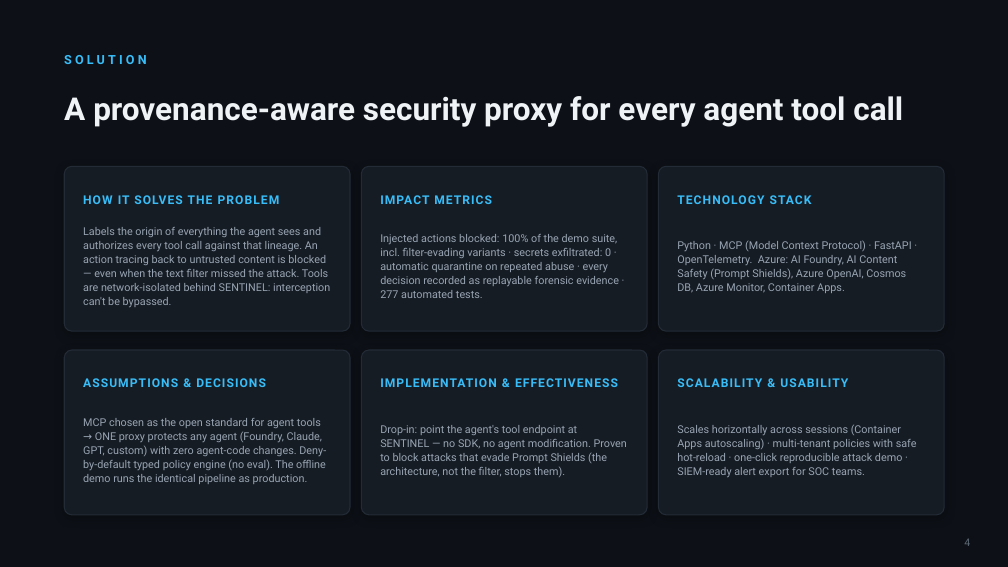
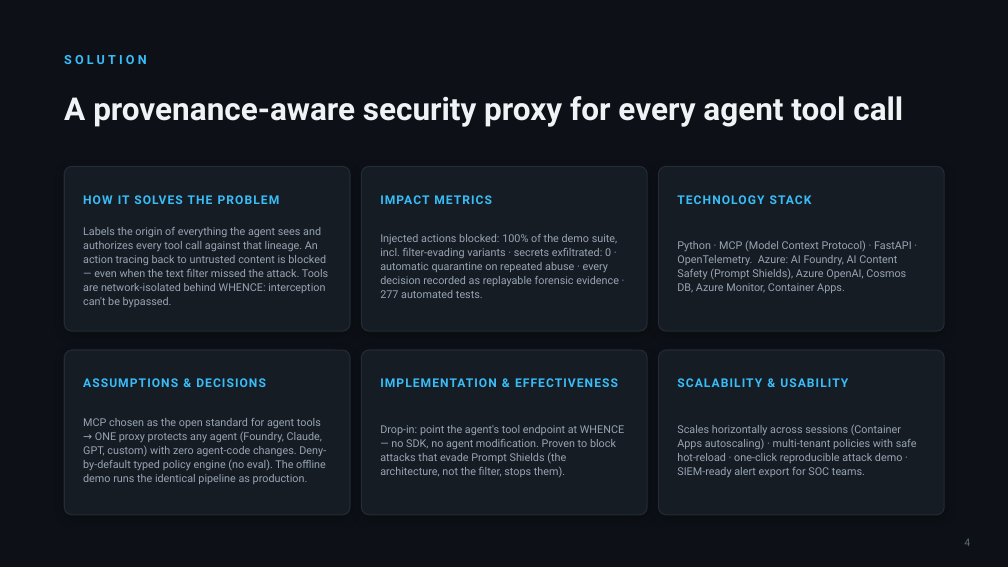
Before and after one commit to Harshith029/Sentinel, a slide deck: slide 4 of deck/Whence_Submission.pptx. Drawn at 1008x567 pixels with LibreOffice and Linux fonts; fonts in the diff are those of the drawing. Boxes give left, top, right and bottom in pixels: in the first picture for what was removed or moved away, otherwise in the second. Text is boxed around its words. In the diff, an @@ line names an element or a change of style, - is before the commit and + after.

```diff
--- a/deck/Whence_Submission.pptx
+++ b/deck/Whence_Submission.pptx
@@ text at (x1=83, y1=227, x2=328, y2=307): text changed @@
-Labels the origin of everything the agent sees and authorizes every tool call against that lineage. An action tracing back to untrusted content is blocked — even when the text filter missed the attack. Tools are network-isolated behind SENTINEL: interception can't be bypassed.
+Labels the origin of everything the agent sees and authorizes every tool call against that lineage. An action tracing back to untrusted content is blocked — even when the text filter missed the attack. Tools are network-isolated behind WHENCE: interception can't be bypassed.
@@ text at (x1=380, y1=425, x2=624, y2=477): text changed @@
-Drop-in: point the agent's tool endpoint at SENTINEL — no SDK, no agent modification. Proven to block attacks that evade Prompt Shields (the architecture, not the filter, stops them).
+Drop-in: point the agent's tool endpoint at WHENCE — no SDK, no agent modification. Proven to block attacks that evade Prompt Shields (the architecture, not the filter, stops them).
```
Also in this commit, not shown: 5 other slides changed, 2 other files.
